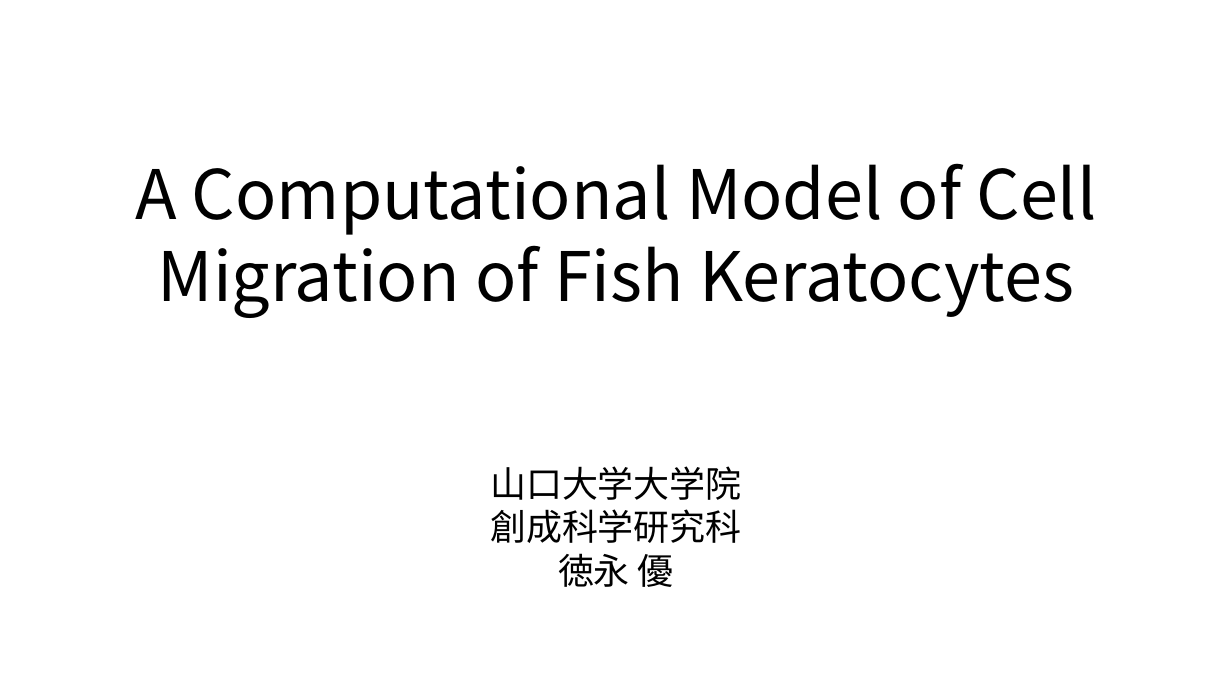
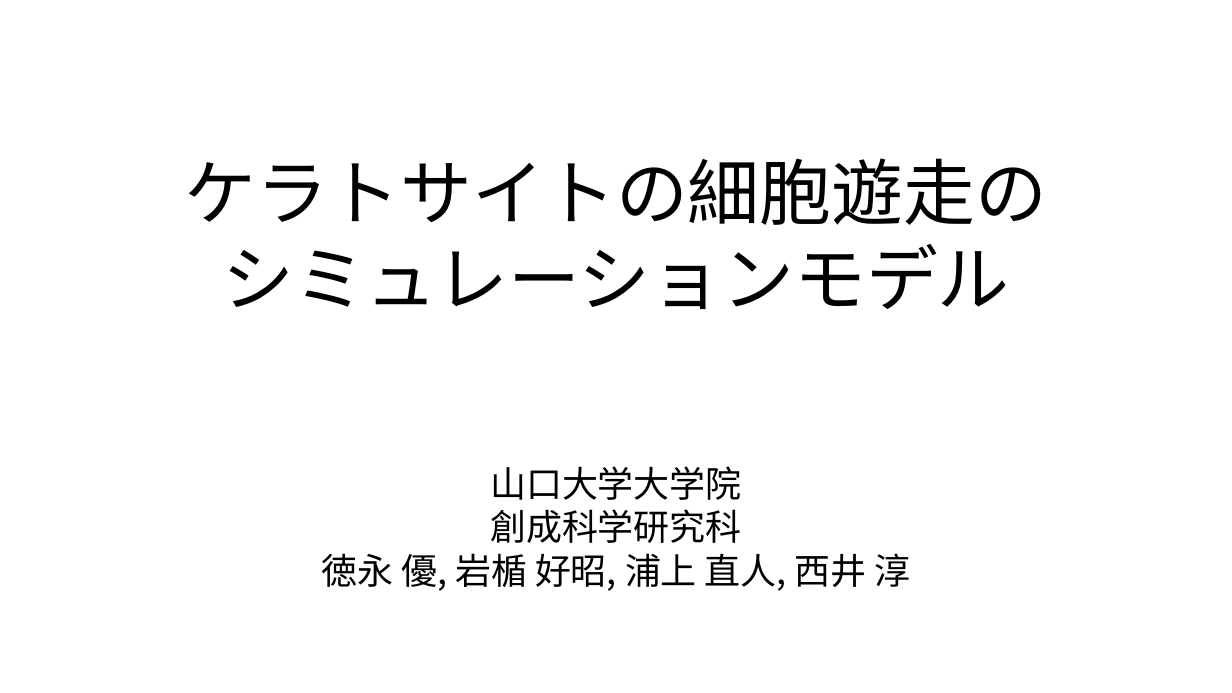
Before and after one commit to tokumaga81/ackera, a slide deck: slide 1 of tokunaga_mp.pptx. Drawn at 1232x693 pixels with LibreOffice and Linux fonts; fonts in the diff are those of the drawing. Boxes give left, top, right and bottom in pixels: in the first picture for what was removed or moved away, otherwise in the second. Text is boxed around its words. In the diff, an @@ line names an element or a change of style, - is before the commit and + after.

```diff
--- a/tokunaga_mp.pptx
+++ b/tokunaga_mp.pptx
@@ title at bbox=[185, 158, 1047, 309]: text changed; size 106.4 to 112 pt @@
-A Computational Model of Cell Migration of Fish Keratocytes
+ケラトサイトの細胞遊走の
+シミュレーションモデル
@@ subtitle at bbox=[321, 553, 911, 591]: text changed @@
-徳永 優
+徳永 優, 岩楯 好昭, 浦上 直人, 西井 淳
```
Also in this commit, not shown: 18 other slides changed, 2 other files.
